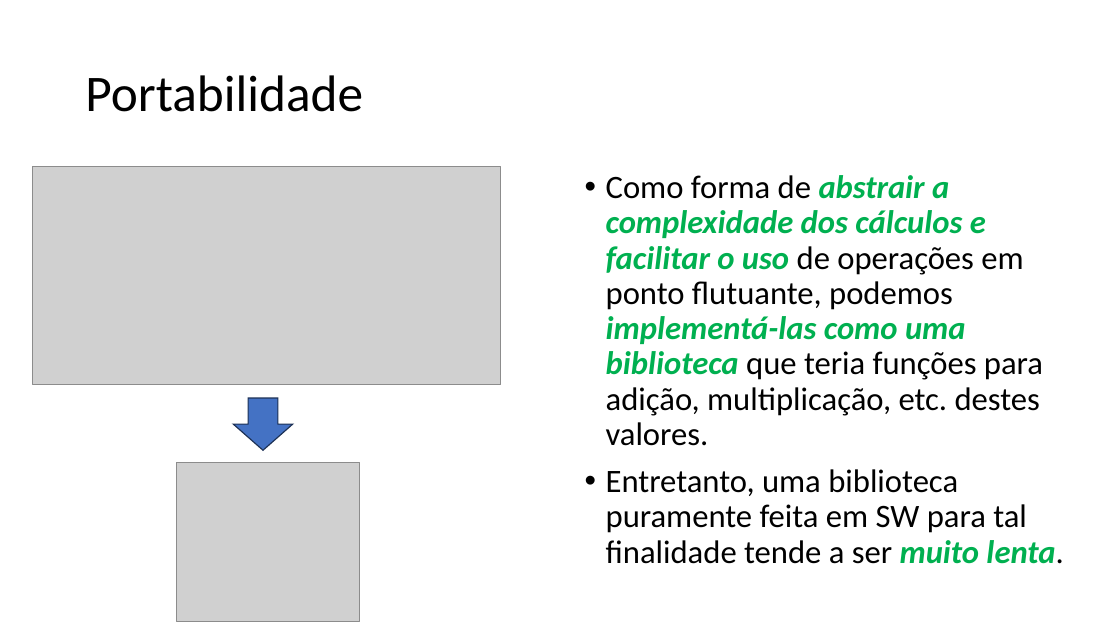
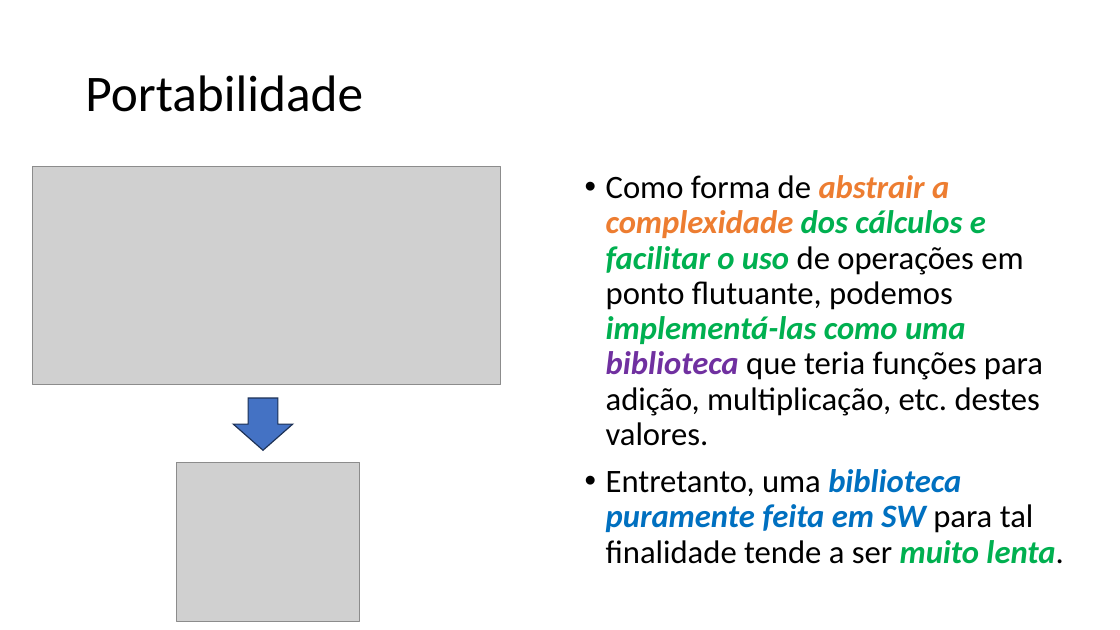
Before and after one commit to zz4fap/tp557-iot-ml, a slide deck: slide 40 of slides/TP557_2_Desafios_do_TinyML_sistemas_embarcados.pptx. Drawn at 1120x630 pixels with LibreOffice and Linux fonts; fonts in the diff are those of the drawing; grey boxes stand for pictures. Boxes give left, top, right and bottom in pixels: in the first picture for what was removed or moved away, otherwise in the second. Text is boxed around its words. In the diff, an @@ line names an element or a change of style, - is before the commit and + after.

```diff
--- a/slides/TP557_2_Desafios_do_TinyML_sistemas_embarcados.pptx
+++ b/slides/TP557_2_Desafios_do_TinyML_sistemas_embarcados.pptx
@@ text "Como forma de abstrair a ..." at bbox=[606, 175, 1063, 564]: text colour #00B050 to #ED7D31 in "abstrair a complexidade"; text colour #00B050 to #7030A0 in "biblioteca"; text colour #000000 to #0070C0, bold on, italic on in "biblioteca puramente feita em SW" @@
```
Also in this commit, not shown: 9 other slides changed, 1 other file.
